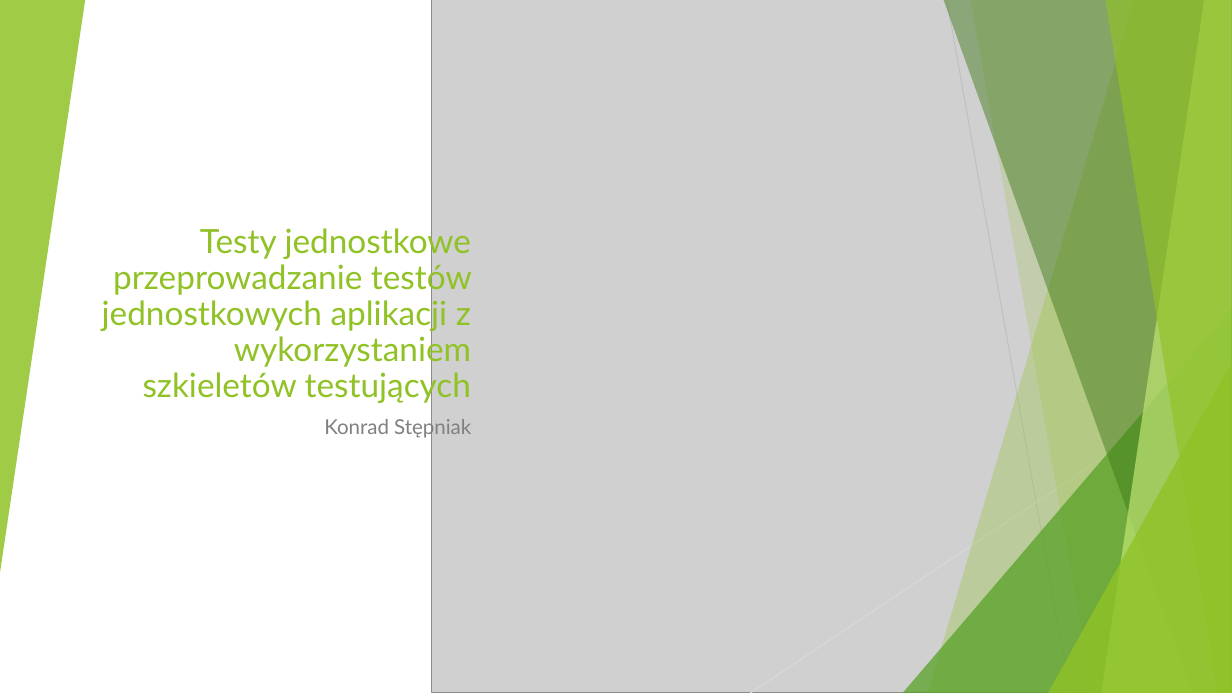
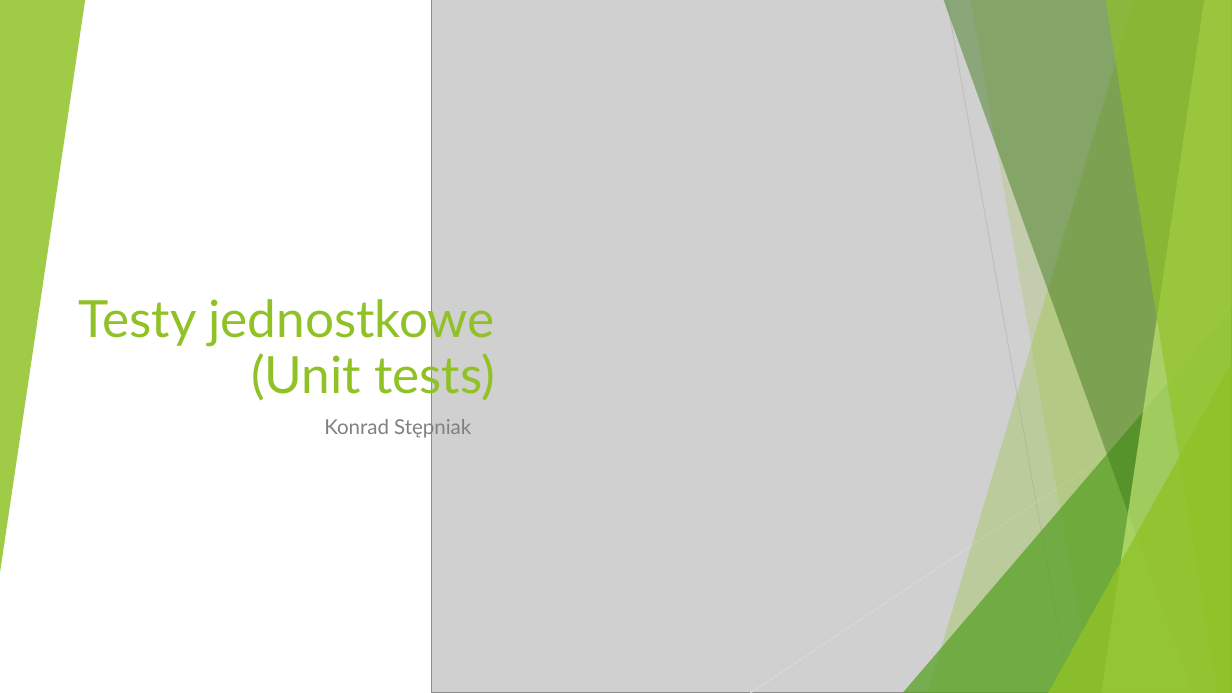
Before and after one commit to markow1997/AdvanceProgrammingTechniques_2223, a slide deck: slide 1 of KonradStepniak/Testy jednostkowe Konrad Stępniak.pptx. Drawn at 1232x693 pixels with LibreOffice and Linux fonts; fonts in the diff are those of the drawing; grey boxes stand for pictures. Boxes give left, top, right and bottom in pixels: in the first picture for what was removed or moved away, otherwise in the second. Text is boxed around its words. In the diff, an @@ line names an element or a change of style, - is before the commit and + after.

```diff
--- a/KonradStepniak/Testy jednostkowe Konrad Stępniak.pptx
+++ b/KonradStepniak/Testy jednostkowe Konrad Stępniak.pptx
@@ title at (78, 293, 495, 403): text changed; size 26 to 40 pt @@
-Testy jednostkowe
-przeprowadzanie testów jednostkowych aplikacji z wykorzystaniem szkieletów testujących
+Testy jednostkowe (Unit tests)
```
Also in this commit, not shown: 3 other slides changed, 10 slides added, 3 slides removed.
